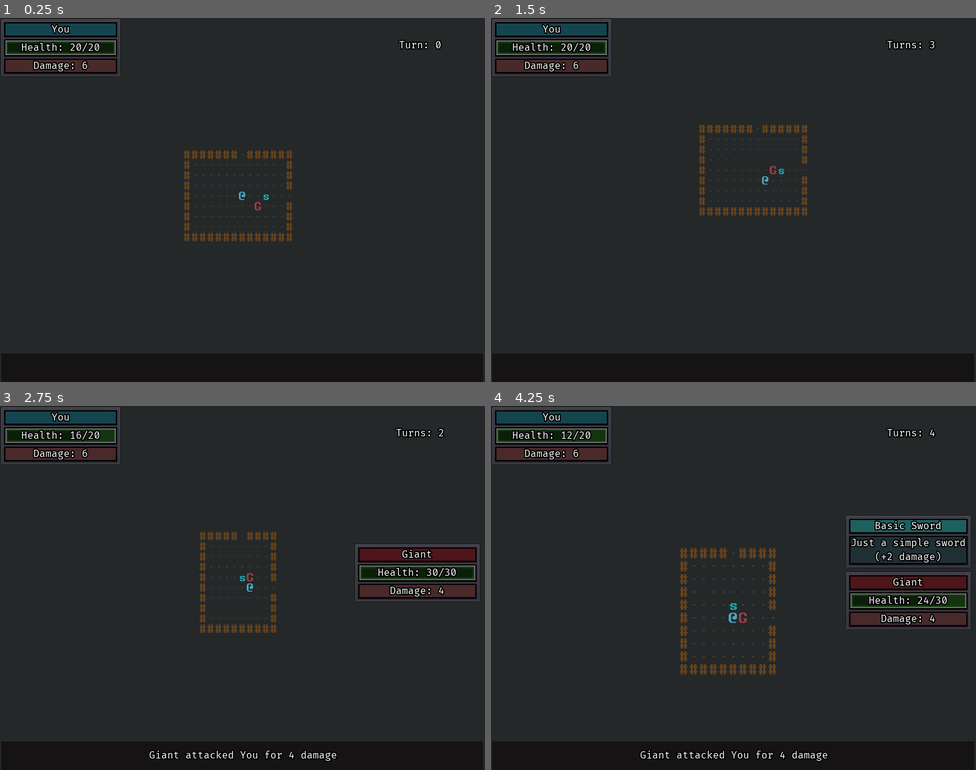
Above: before the commit, frames 1-4 (two rows, left to right).
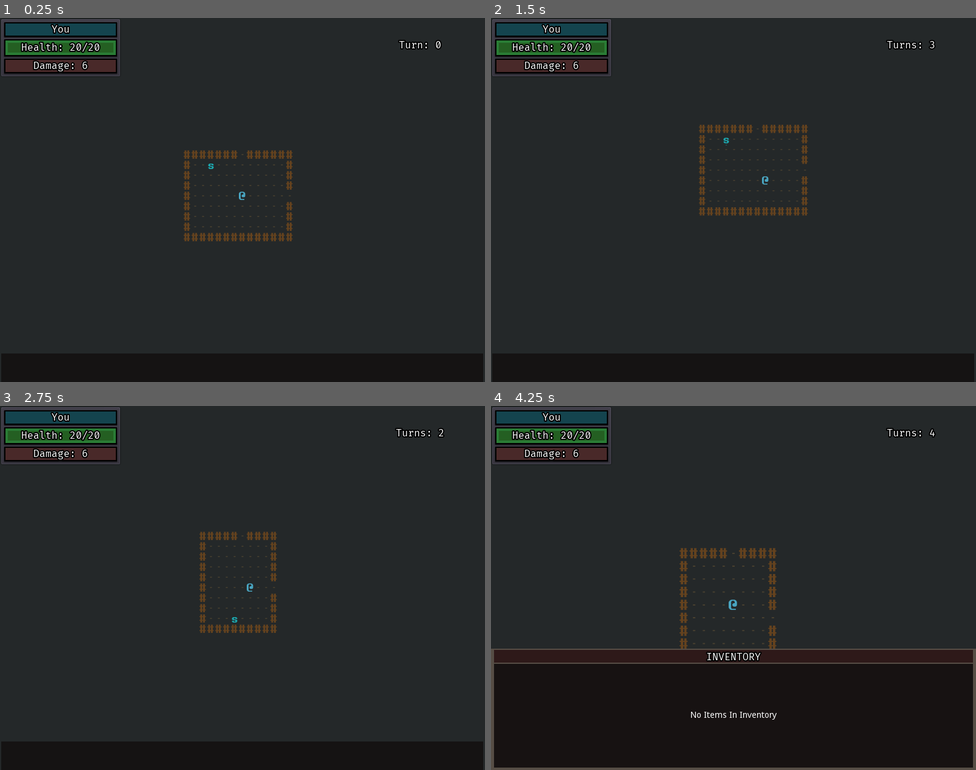
Above: after the commit, the same moments.

Repository: ZenCoderGames/ZRoguelikeGame
Game: Godot game, scene res://scene/main/MainScene.tscn
Two runs of this game, one before a commit and one after it. Both use one fixed random seed, a clock stepped at 60 frames per second and the inputs below.
Inputs:
- Up to frame 1 (0.25 s): no input
- Up to frame 2 (1.5 s): hold Right (move_right) 0.53-1.28 s; tap S (cam_move_down) at 0.6 s; tap Enter at 1.25 s; hold Down (move_down) from 1.28 s (still down); tap A (cam_move_left) at 1.35 s
- Up to frame 3 (2.75 s): tap R (reset_dungeon) at 2 s; release Down (move_down) at 2.03 s; hold Right (move_right) from 2.03 s (still down); tap D (cam_move_right) at 2.1 s
- Up to frame 4 (4.25 s): release Right (move_right) at 2.78 s; hold Up (move_up) 2.78-3.53 s; tap W (cam_move_up) at 2.85 s; hold Left (move_left) from 3.53 s (still down); tap Q (cam_zoom_in) at 3.6 s; tap I (toggle_inventory, bound only after the commit) at 4.15 s

The runs differ from the first frame. In frame 1, 0.7% of the frame differs, in the area x 1-56%, y 6-53%; in frame 2, 0.7%; in frame 3, 4.4%; in frame 4, 9.1%, in the area x 0-100%, y 6-100%.

Commit message:
Fully functionioning inventory system

Diff:
--- a/project.godot
+++ b/project.godot
@@ -108,6 +108,11 @@
 "class": "EquippedItemUI",
 "language": "GDScript",
 "path": "res://scripts/battle/ui/EquippedItemUI.gd"
+}, {
+"base": "Node",
+"class": "InventoryUI",
+"language": "GDScript",
+"path": "res://scripts/battle/ui/InventoryUI.gd"
 }, {
 "base": "Node2D",
 "class": "Item",
@@ -170,6 +175,7 @@
 "EnemyCharacter": "",
 "Equipment": "",
 "EquippedItemUI": "",
+"InventoryUI": "",
 "Item": "",
 "ItemData": "",
 "ItemUI": "",
@@ -261,6 +267,11 @@
 "events": [ Object(InputEventKey,"resource_local_to_scene":false,"resource_name":"","device":0,"alt":false,"shift":false,"control":false,"meta":false,"command":false,"pressed":false,"scancode":82,"physical_scancode":0,"unicode":0,"echo":false,"script":null)
  ]
 }
+toggle_inventory={
+"deadzone": 0.5,
+"events": [ Object(InputEventKey,"resource_local_to_scene":false,"resource_name":"","device":0,"alt":false,"shift":false,"control":false,"meta":false,"command":false,"pressed":false,"scancode":73,"physical_scancode":0,"unicode":0,"echo":false,"script":null)
+ ]
+}
 
 [physics]
 
--- a/resource/characters.json
+++ b/resource/characters.json
@@ -52,7 +52,7 @@
 				"actions": ["MOVE_PATHFIND", "MELEE_ATTACK"]
 			},
 			{
-				"#disable": true,
+				"disable": true,
 				"id": "GIANT_00",
 				"displayName": "Giant",
 				"path": "entity/Giant.tscn",
--- a/resource/items.json
+++ b/resource/items.json
@@ -4,6 +4,7 @@
 			"id": "SWORD_00",
 			"name": "Basic Sword",
 			"description": "Just a simple sword\n(+2 damage)",
+			"fullDescription": "A simple rundown sword that is usually weilded by the untrained.\nIncreases the player's damage by +2",
 			"path": "entity/items/Item_BasicSword.tscn",
 			"type": "EQUIPABLE",
 			"slot": "WEAPON",
@@ -18,6 +19,7 @@
 			"id": "SWORD_01",
 			"name": "Heavy Sword",
 			"description": "A heavier more powerful sword\n(+4 damage)",
+			"fullDescription": "A larger heftier sword that packs a powerful punch.\nIncreases player's damage by +4",
 			"path": "entity/items/Item_HeavySword.tscn",
 			"type": "EQUIPABLE",
 			"slot": "WEAPON",
@@ -33,6 +35,7 @@
 			"id": "ARMOR_00",
 			"name": "Cloth Armor",
 			"description": "Simple clothing to protect you\n(+1 armor)",
+			"fullDescription": "A thin layer of cloth that can protect the player's bare skin.\nIncreases armor by +1",
 			"path": "entity/items/Item_ClothArmor.tscn",
 			"type": "EQUIPABLE",
 			"slot": "BODY",
@@ -46,8 +49,9 @@
 		{
 			"#disable": true,
 			"id": "HEALTH_POTION_00",
-			"name": "Small Health Potion (Consumable)",
+			"name": "Small Health Potion",
 			"description": "A tiny health potion\n(+10 health)",
+			"fullDescription": "A magical elixar of health that on consumption.\nReplenishes the player's health by +10",
 			"path": "entity/items/Item_SmallHealingPotion.tscn",
 			"type": "CONSUMABLE",
 			"statModifiers": [
@@ -60,8 +64,9 @@
 		{
 			"#disable": true,
 			"id": "HEALTH_UPGRADE_00",
-			"name": "Blessing of health (Perk)",
+			"name": "Blessing of health",
 			"description": "A boost to base health\n(+10 max health)",
+			"fullDescription": "A blessing from a goddess to those who seek it.\nIncrease max health by +10",
 			"path": "entity/items/Item_HealthUpgrade.tscn",
 			"type": "CONSUMABLE",
 			"statModifiers": [
--- a/scene/main/MainScene.tscn
+++ b/scene/main/MainScene.tscn
@@ -24,7 +24,7 @@
 #	pass
 "
 
-[node name="MainScene" type="Node2D"]
+[node name="MainScene" type="Node"]
 
 [node name="Battle" type="Node2D" parent="."]
 script = ExtResource( 4 )
@@ -35,6 +35,7 @@
 playerDamageColor = Color( 0.0823529, 0.666667, 0.760784, 1 )
 enemyDamageColor = Color( 0.862745, 0.341176, 0.341176, 1 )
 timeBetweenMoves = 0.2
+dontSpawnEnemies = true
 debugStartRoomColor = Color( 0.0980392, 0.6, 0.105882, 1 )
 debugCriticalPathRoomColor = Color( 0.576471, 0.337255, 0.12549, 1 )
 debugEndRoomColor = Color( 0.792157, 0.270588, 0.270588, 1 )
--- a/scripts/battle/data/items/ItemData.gd
+++ b/scripts/battle/data/items/ItemData.gd
@@ -17,6 +17,7 @@
 var id:String
 var displayName:String
 var description:String
+var fullDescription:String
 var path:String
 var statDataList:Array
 var statModifierDataList:Array
@@ -32,6 +33,7 @@
 	id = itemDataJS["id"]
 	displayName = itemDataJS["name"]
 	description = itemDataJS["description"]
+	fullDescription = itemDataJS["fullDescription"]
 	path = itemDataJS["path"]
 	var itemType = itemDataJS["type"]
 	if ITEM_TYPE.has(itemType):
--- a/scripts/battle/instance/BattleInstance.gd
+++ b/scripts/battle/instance/BattleInstance.gd
@@ -23,6 +23,7 @@
 
 signal OnDungeonInitialized()
 signal OnDungeonRecreated()
+signal OnToggleInventory()
 
 func _init():
 	Dungeon.init(self)
@@ -40,3 +41,7 @@
 		Dungeon.clean_up()
 		Dungeon.create()
 		emit_signal("OnDungeonRecreated")
+
+	# inventory
+	if event.is_action_pressed(Constants.INPUT_TOGGLE_INVENTORY):
+		emit_signal("OnToggleInventory")
--- a/scripts/battle/instance/PlayerInput.gd
+++ b/scripts/battle/instance/PlayerInput.gd
@@ -29,6 +29,7 @@
 	if disableInput:
 		return
 
+	# movement
 	var x:int = 0
 	var y:int = 0
 
--- a/scripts/battle/instance/characters/Character.gd
+++ b/scripts/battle/instance/characters/Character.gd
@@ -156,18 +156,19 @@
 	items.append(itemToAdd)
 	emit_signal("OnItemPicked", itemToAdd)
 
-	var itemInstance = itemToAdd as Item
-	if itemInstance.is_consumable():
-		itemToAdd.activate(self)
-	else:
-		var slotType:int = itemToAdd.data.slot
-		if equippedSlots[slotType] != null:
-			equippedItems.erase(equippedSlots[slotType])
-			emit_signal("OnItemUnEquipped", equippedSlots[slotType])
-
-		equippedItems.append(itemInstance)
-		equippedSlots[slotType] = itemInstance
-		emit_signal("OnItemEquipped", itemInstance)
+func consume_item(item):
+	(item as Item).consume(self)
+	items.erase(item)
+
+func equip_item(item):
+	var slotType:int = item.data.slot
+	if equippedSlots[slotType] != null:
+		equippedItems.erase(equippedSlots[slotType])
+		emit_signal("OnItemUnEquipped", equippedSlots[slotType])
+
+	equippedItems.append(item)
+	equippedSlots[slotType] = item
+	emit_signal("OnItemEquipped", item)
 
 # COMBAT
 func attack(entity):
--- a/scripts/battle/instance/items/Item.gd
+++ b/scripts/battle/instance/items/Item.gd
@@ -10,13 +10,10 @@
 	cell = myCell
 	self.position = Vector2(cell.pos.x, cell.pos.y)
 
-func activate(character):
+func consume(character):
 	if data.is_consumable():
 		for statModifier in data.statModifierDataList:
 			character.modify_stat_value_from_modifier(statModifier)
-
-func deactivate(character):
-	pass
 
 func picked():
 	if cell.entityObject!=null:
@@ -29,8 +26,22 @@
 func get_description():
 	return data.description
 
+func get_full_description():
+	return data.fullDescription
+
 func is_equippable():
 	return data.is_equippable()
 
 func is_consumable():
 	return data.is_consumable()
+
+func get_slot():
+	return data.slot
+
+func get_slot_string():
+	if data.slot == Constants.ITEM_EQUIP_SLOT.WEAPON:
+		return "Weapon"
+	elif data.slot == Constants.ITEM_EQUIP_SLOT.BODY:
+		return "Body"
+
+	return "[None]"
--- a/scripts/battle/ui/BattleUI.gd
+++ b/scripts/battle/ui/BattleUI.gd
@@ -15,6 +15,9 @@
 var registeredEnemies:Dictionary = {}
 const CharacterUI := preload("res://ui/battle/CharacterUI.tscn")
 const ItemUI := preload("res://ui/battle/ItemUI.tscn")
+# inventory UI
+const InventoryUI := preload("res://ui/battle/InventoryUI.tscn")
+var inventoryUI:InventoryUI = null
 # death UI
 onready var deathUI:Node = get_node("DeathUI")
 
@@ -22,6 +25,10 @@
 	deathUI.visible = false
 	Dungeon.battleInstance.connect("OnDungeonInitialized", self, "_on_dungeon_init")
 	Dungeon.battleInstance.connect("OnDungeonRecreated", self, "_on_dungeon_recreated")
+	Dungeon.battleInstance.connect("OnToggleInventory", self, "_on_toggle_inventory")
+
+	inventoryUI = InventoryUI.instance()
+	self.add_child(inventoryUI)
 
 func _on_dungeon_init():
 	_shared_init()
@@ -38,6 +45,8 @@
 	deathUI.visible = false
 	playerUI = CharacterUI.instance()
 	playerPanel.add_child(playerUI)
+
+	inventoryUI.init(Dungeon.player)
 
 	Dungeon.player.connect("OnDeath", self, "_on_player_death")
 	Dungeon.player.connect("OnCharacterMoveToCell", self, "_on_player_move")
@@ -115,13 +124,28 @@
 
 	return false
 
+# INVENTORY PANEL
+var isInventoryOpen:bool = false
+func _on_toggle_inventory():
+	isInventoryOpen = !isInventoryOpen
+	if isInventoryOpen:
+		inventoryUI.show()
+	else:
+		inventoryUI.hide()
+
 func _clean_up():
 	playerPanel.remove_child(playerUI)
 	playerUI.queue_free()
 
 	for infoObject in infoPanelObjects:
+		if !weakref(infoObject).get_ref():
+			continue
+
 		infoPanel.remove_child(infoObject)
 		infoObject.queue_free()
 
 	infoPanelObjects.clear()
 	detailsLabel.text = ""
+
+	isInventoryOpen = false
+	inventoryUI.clean_up()
--- /dev/null
+++ b/scripts/battle/ui/InventoryUI.gd
@@ -0,0 +1,111 @@
+extends Node
+
+class_name InventoryUI
+
+onready var itemList:VBoxContainer = get_node("Content/HSplitContainer/ItemPanel/Bg/MarginContainer/ItemList")
+const InventoryItem := preload("res://ui/battle/InventoryItem.tscn")
+
+onready var noContent:Node = get_node("NoContent")
+
+onready var nameLabel:Label = get_node("Content/HSplitContainer/DetailsPanel/Bg/MarginContainer/VBoxContainer/NameContainer/NameLabel")
+onready var typeLabel:Label = get_node("Content/HSplitContainer/DetailsPanel/Bg/MarginContainer/VBoxContainer/TypeContainer/TypeLabel")
+onready var descLabel:Label = get_node("Content/HSplitContainer/DetailsPanel/Bg/MarginContainer/VBoxContainer/DescContainer/DescLabel")
+onready var equipButton:Button = get_node("Content/HSplitContainer/DetailsPanel/Bg/MarginContainer/VBoxContainer/HBoxContainer/EquipButton")
+onready var consumeButton:Button = get_node("Content/HSplitContainer/DetailsPanel/Bg/MarginContainer/VBoxContainer/HBoxContainer/ConsumeButton")
+onready var equippedUI:ColorRect = get_node("Content/HSplitContainer/DetailsPanel/Bg/MarginContainer/VBoxContainer/HBoxContainer/EquippedUI")
+
+var playerChar:Character
+var itemButtons:Array
+var itemDict:Dictionary = {}
+var selectedIdx:int
+
+func _ready():
+	hide()
+	equipButton.connect("pressed", self, "_on_equip_selected_item")
+	consumeButton.connect("pressed", self, "_on_consume_selected_item")
+
+func init(character):
+	playerChar = character
+	playerChar.connect("OnItemPicked", self, "_on_item_picked_by_player")
+
+func show():
+	selectedIdx = 0
+	_refresh_ui()
+	self.visible = true
+
+func hide():
+	self.visible = false
+	noContent.visible = false
+
+func _on_item_picked_by_player(itemPicked):
+	selectedIdx = 0
+	_refresh_ui()
+
+func _refresh_ui():
+	clear_items()
+
+	var idx:int = 0
+	for item in playerChar.items:
+		var itemButton:Button = InventoryItem.instance()
+		itemList.add_child(itemButton)
+		itemButton.text = item.get_display_name()
+		itemButton.clip_text = true
+		itemButton.connect("pressed", self, "_on_item_selected", [idx])
+		itemButtons.append(itemButton)
+		itemDict[itemButton] = item
+		idx = idx + 1
+
+	if playerChar.items.size()>0:
+		_show_selected()
+	else:
+		noContent.visible = true
+
+func _show_selected():
+	var selectedItemButton:Button = itemButtons[selectedIdx]
+	var selectedItem:Item = playerChar.items[selectedIdx]
+	selectedItemButton.self_modulate = Color.orange
+	nameLabel.text = selectedItem.get_display_name()
+	descLabel.text = selectedItem.get_full_description()
+	equipButton.visible = !playerChar.equippedItems.has(selectedItem) and !selectedItem.is_consumable()
+	consumeButton.visible = selectedItem.is_consumable()
+	equippedUI.visible = playerChar.equippedItems.has(selectedItem) and !selectedItem.is_consumable()
+	if selectedItem.is_consumable():
+		typeLabel.text = "Consumable"
+	else:
+		typeLabel.text = selectedItem.get_slot_string()
+
+func _on_equip_selected_item():
+	var selectedItem:Item = playerChar.items[selectedIdx]
+	playerChar.equip_item(selectedItem)
+	_refresh_ui()
+
+func _on_consume_selected_item():
+	var selectedItem:Item = playerChar.items[selectedIdx]
+	playerChar.consume_item(selectedItem)
+	_refresh_ui()
+
+func _on_item_selected(idx):
+	selectedIdx = idx
+	_refresh_ui()
+
+func clear_items():
+	for itemButton in itemButtons:
+		if !weakref(itemButton).get_ref():
+			continue
+
+		itemButton.queue_free()
+	itemButtons.clear()
+	itemDict.clear()
+
+	nameLabel.text = ""
+	descLabel.text = ""
+	typeLabel.text = ""
+	equipButton.visible = false
+	consumeButton.visible = false
+	equippedUI.visible = false
+	noContent.visible = false
+
+func clean_up():
+	clear_items()
+	selectedIdx = -1
+	hide()
--- a/scripts/library/Constants.gd
+++ b/scripts/library/Constants.gd
@@ -28,6 +28,8 @@
 const INPUT_EXIT_GAME: String = "exit"
 const INPUT_RESET_DUNGEON: String = "reset_dungeon"
 
+const INPUT_TOGGLE_INVENTORY: String = "toggle_inventory"
+
 const INPUT_MOVE_LEFT: String = "move_left"
 const INPUT_MOVE_RIGHT: String = "move_right"
 const INPUT_MOVE_UP: String = "move_up"
--- a/ui/MainGUI.tscn
+++ b/ui/MainGUI.tscn
@@ -39,8 +39,8 @@
 margin_bottom = 150.0
 
 [node name="InfoPanel" type="VBoxContainer" parent="."]
-margin_left = 584.0
-margin_right = 793.0
+margin_left = 590.0
+margin_right = 800.0
 margin_bottom = 550.0
 alignment = 1
 
--- a/ui/battle/CharacterUI.tscn
+++ b/ui/battle/CharacterUI.tscn
@@ -1,8 +1,16 @@
-[gd_scene load_steps=4 format=2]
+[gd_scene load_steps=5 format=2]
 
 [ext_resource path="res://themes/guiTheme.tres" type="Theme" id=1]
 [ext_resource path="res://scripts/battle/ui/CharacterUI.gd" type="Script" id=2]
 [ext_resource path="res://ui/battle/styles/InfoPanelStyleBox.tres" type="StyleBox" id=3]
+
+[sub_resource type="StyleBoxFlat" id=1]
+bg_color = Color( 0.145098, 0.376471, 0.137255, 1 )
+border_width_left = 4
+border_width_top = 4
+border_width_right = 4
+border_width_bottom = 4
+border_color = Color( 0.168627, 0.490196, 0.211765, 1 )
 
 [node name="PanelContainer" type="PanelContainer"]
 margin_right = 200.0
@@ -56,12 +64,12 @@
 color = Color( 0, 0, 0, 1 )
 
 [node name="HealthBar" type="ProgressBar" parent="VBoxContainer/Health"]
-self_modulate = Color( 0.345098, 0.980392, 0.270588, 1 )
 margin_left = 2.0
 margin_top = 2.0
 margin_right = 184.0
 margin_bottom = 26.0
 rect_min_size = Vector2( 182, 24 )
+custom_styles/fg = SubResource( 1 )
 value = 75.0
 rounded = true
 percent_visible = false
--- /dev/null
+++ b/ui/battle/InventoryItem.tscn
@@ -0,0 +1,8 @@
+[gd_scene format=2]
+
+[node name="Button" type="Button"]
+margin_right = 190.0
+margin_bottom = 20.0
+size_flags_horizontal = 3
+text = "Badass Heavy Sword Of Doom"
+clip_text = true
--- /dev/null
+++ b/ui/battle/InventoryUI.tscn
@@ -0,0 +1,235 @@
+[gd_scene load_steps=3 format=2]
+
+[ext_resource path="res://themes/guiTheme.tres" type="Theme" id=1]
+[ext_resource path="res://scripts/battle/ui/InventoryUI.gd" type="Script" id=2]
+
+[node name="InventoryUI" type="MarginContainer"]
+anchor_left = 0.5
+anchor_top = 1.0
+anchor_right = 0.5
+anchor_bottom = 1.0
+margin_left = -400.0
+margin_top = -201.0
+margin_right = 400.0
+script = ExtResource( 2 )
+
+[node name="Bg" type="ColorRect" parent="."]
+margin_right = 800.0
+margin_bottom = 201.0
+size_flags_horizontal = 3
+size_flags_vertical = 3
+color = Color( 0.341176, 0.305882, 0.27451, 1 )
+
+[node name="Title" type="MarginContainer" parent="."]
+margin_right = 800.0
+margin_bottom = 23.0
+rect_min_size = Vector2( 0, 23 )
+size_flags_horizontal = 3
+size_flags_vertical = 0
+custom_constants/margin_right = 5
+custom_constants/margin_top = 2
+custom_constants/margin_left = 5
+
+[node name="ColorRect" type="ColorRect" parent="Title"]
+margin_left = 5.0
+margin_top = 2.0
+margin_right = 795.0
+margin_bottom = 23.0
+size_flags_horizontal = 3
+size_flags_vertical = 3
+theme = ExtResource( 1 )
+color = Color( 0.184314, 0.101961, 0.101961, 1 )
+
+[node name="Label" type="Label" parent="Title/ColorRect"]
+anchor_right = 1.0
+anchor_bottom = 1.0
+margin_bottom = 4.0
+theme = ExtResource( 1 )
+text = "INVENTORY"
+align = 1
+valign = 1
+
+[node name="Content" type="MarginContainer" parent="."]
+margin_right = 800.0
+margin_bottom = 201.0
+custom_constants/margin_right = 6
+custom_constants/margin_top = 25
+custom_constants/margin_left = 5
+custom_constants/margin_bottom = 6
+
+[node name="HSplitContainer" type="HSplitContainer" parent="Content"]
+margin_left = 5.0
+margin_top = 25.0
+margin_right = 794.0
+margin_bottom = 195.0
+size_flags_horizontal = 3
+size_flags_vertical = 3
+custom_constants/separation = 0
+split_offset = -200
+
+[node name="ItemPanel" type="VBoxContainer" parent="Content/HSplitContainer"]
+margin_right = 200.0
+margin_bottom = 170.0
+rect_min_size = Vector2( 200, 0 )
+size_flags_horizontal = 3
+size_flags_vertical = 3
+
+[node name="Bg" type="ColorRect" parent="Content/HSplitContainer/ItemPanel"]
+margin_right = 200.0
+margin_bottom = 170.0
+size_flags_horizontal = 3
+size_flags_vertical = 3
+color = Color( 0.0980392, 0.105882, 0.101961, 1 )
+
+[node name="MarginContainer" type="MarginContainer" parent="Content/HSplitContainer/ItemPanel/Bg"]
+anchor_right = 1.0
+anchor_bottom = 1.0
+size_flags_horizontal = 3
+size_flags_vertical = 3
+custom_constants/margin_right = 5
+custom_constants/margin_top = 5
+custom_constants/margin_left = 5
+custom_constants/margin_bottom = 5
+
+[node name="ItemList" type="VBoxContainer" parent="Content/HSplitContainer/ItemPanel/Bg/MarginContainer"]
+margin_left = 5.0
+margin_top = 5.0
+margin_right = 195.0
+margin_bottom = 165.0
+size_flags_horizontal = 3
+size_flags_vertical = 3
+custom_constants/separation = 1
+
+[node name="DetailsPanel" type="VBoxContainer" parent="Content/HSplitContainer"]
+margin_left = 208.0
+margin_right = 789.0
+margin_bottom = 170.0
+size_flags_horizontal = 3
+size_flags_vertical = 3
+
+[node name="Bg" type="ColorRect" parent="Content/HSplitContainer/DetailsPanel"]
+margin_right = 581.0
+margin_bottom = 170.0
+size_flags_horizontal = 3
+size_flags_vertical = 3
+color = Color( 0.0980392, 0.105882, 0.101961, 1 )
+
+[node name="MarginContainer" type="MarginContainer" parent="Content/HSplitContainer/DetailsPanel/Bg"]
+anchor_right = 1.0
+anchor_bottom = 1.0
+custom_constants/margin_right = 5
+custom_constants/margin_top = 5
+custom_constants/margin_left = 5
+custom_constants/margin_bottom = 5
+
+[node name="VBoxContainer" type="VBoxContainer" parent="Content/HSplitContainer/DetailsPanel/Bg/MarginContainer"]
+margin_left = 5.0
+margin_top = 5.0
+margin_right = 576.0
+margin_bottom = 165.0
+
+[node name="NameContainer" type="ColorRect" parent="Content/HSplitContainer/DetailsPanel/Bg/MarginContainer/VBoxContainer"]
+margin_right = 571.0
+margin_bottom = 22.0
+rect_min_size = Vector2( 0, 22 )
+size_flags_horizontal = 3
+color = Color( 0.262745, 0.14902, 0.0392157, 1 )
+
+[node name="NameLabel" type="Label" parent="Content/HSplitContainer/DetailsPanel/Bg/MarginContainer/VBoxContainer/NameContainer"]
+anchor_right = 1.0
+anchor_bottom = 1.0
+theme = ExtResource( 1 )
+text = "Heavy Sword Of Doom"
+align = 1
+valign = 1
+
+[node name="TypeContainer" type="ColorRect" parent="Content/HSplitContainer/DetailsPanel/Bg/MarginContainer/VBoxContainer"]
+margin_top = 26.0
+margin_right = 571.0
+margin_bottom = 48.0
+rect_min_size = Vector2( 0, 22 )
+size_flags_horizontal = 3
+color = Color( 0.239216, 0.231373, 0.223529, 1 )
+
+[node name="TypeLabel" type="Label" parent="Content/HSplitContainer/DetailsPanel/Bg/MarginContainer/VBoxContainer/TypeContainer"]
+anchor_right = 1.0
+anchor_bottom = 1.0
+theme = ExtResource( 1 )
+text = "Weapon"
+align = 1
+valign = 1
+
+[node name="DescContainer" type="ColorRect" parent="Content/HSplitContainer/DetailsPanel/Bg/MarginContainer/VBoxContainer"]
+margin_top = 52.0
+margin_right = 571.0
+margin_bottom = 136.0
+rect_min_size = Vector2( 0, 80 )
+size_flags_vertical = 3
+color = Color( 0.184314, 0.164706, 0.164706, 1 )
+
+[node name="DescLabel" type="Label" parent="Content/HSplitContainer/DetailsPanel/Bg/MarginContainer/VBoxContainer/DescContainer"]
+anchor_right = 1.0
+anchor_bottom = 1.0
+text = "This sword gives you +5 Damage once equipped."
+align = 1
+valign = 1
+
+[node name="HBoxContainer" type="HBoxContainer" parent="Content/HSplitContainer/DetailsPanel/Bg/MarginContainer/VBoxContainer"]
+margin_top = 140.0
+margin_right = 571.0
+margin_bottom = 160.0
+alignment = 1
+
+[node name="EquipButton" type="Button" parent="Content/HSplitContainer/DetailsPanel/Bg/MarginContainer/VBoxContainer/HBoxContainer"]
+visible = false
+self_modulate = Color( 0.2, 0.92549, 0.262745, 1 )
+margin_left = 262.0
+margin_right = 309.0
+margin_bottom = 20.0
+text = "Equip"
+
+[node name="ConsumeButton" type="Button" parent="Content/HSplitContainer/DetailsPanel/Bg/MarginContainer/VBoxContainer/HBoxContainer"]
+visible = false
+self_modulate = Color( 0.140805, 0.879176, 0.24886, 1 )
+margin_left = 249.0
+margin_right = 321.0
+margin_bottom = 20.0
+text = "Consume"
+
+[node name="EquippedUI" type="ColorRect" parent="Content/HSplitContainer/DetailsPanel/Bg/MarginContainer/VBoxContainer/HBoxContainer"]
+margin_right = 571.0
+margin_bottom = 20.0
+rect_min_size = Vector2( 0, 20 )
+size_flags_horizontal = 3
+color = Color( 0.0705882, 0.262745, 0.0392157, 1 )
+
+[node name="NameLabel" type="Label" parent="Content/HSplitContainer/DetailsPanel/Bg/MarginContainer/VBoxContainer/HBoxContainer/EquippedUI"]
+anchor_right = 1.0
+anchor_bottom = 1.0
+theme = ExtResource( 1 )
+text = "Equipped"
+align = 1
+valign = 1
+
+[node name="NoContent" type="MarginContainer" parent="."]
+visible = false
+margin_right = 800.0
+margin_bottom = 201.0
+custom_constants/margin_right = 5
+custom_constants/margin_top = 25
+custom_constants/margin_left = 5
+custom_constants/margin_bottom = 5
+
+[node name="ColorRect" type="ColorRect" parent="NoContent"]
+margin_left = 5.0
+margin_top = 25.0
+margin_right = 795.0
+margin_bottom = 196.0
+color = Color( 0.0941176, 0.0745098, 0.0745098, 1 )
+
+[node name="Label" type="Label" parent="NoContent/ColorRect"]
+anchor_right = 1.0
+anchor_bottom = 1.0
+text = "No Items In Inventory"
+align = 1
+valign = 1
